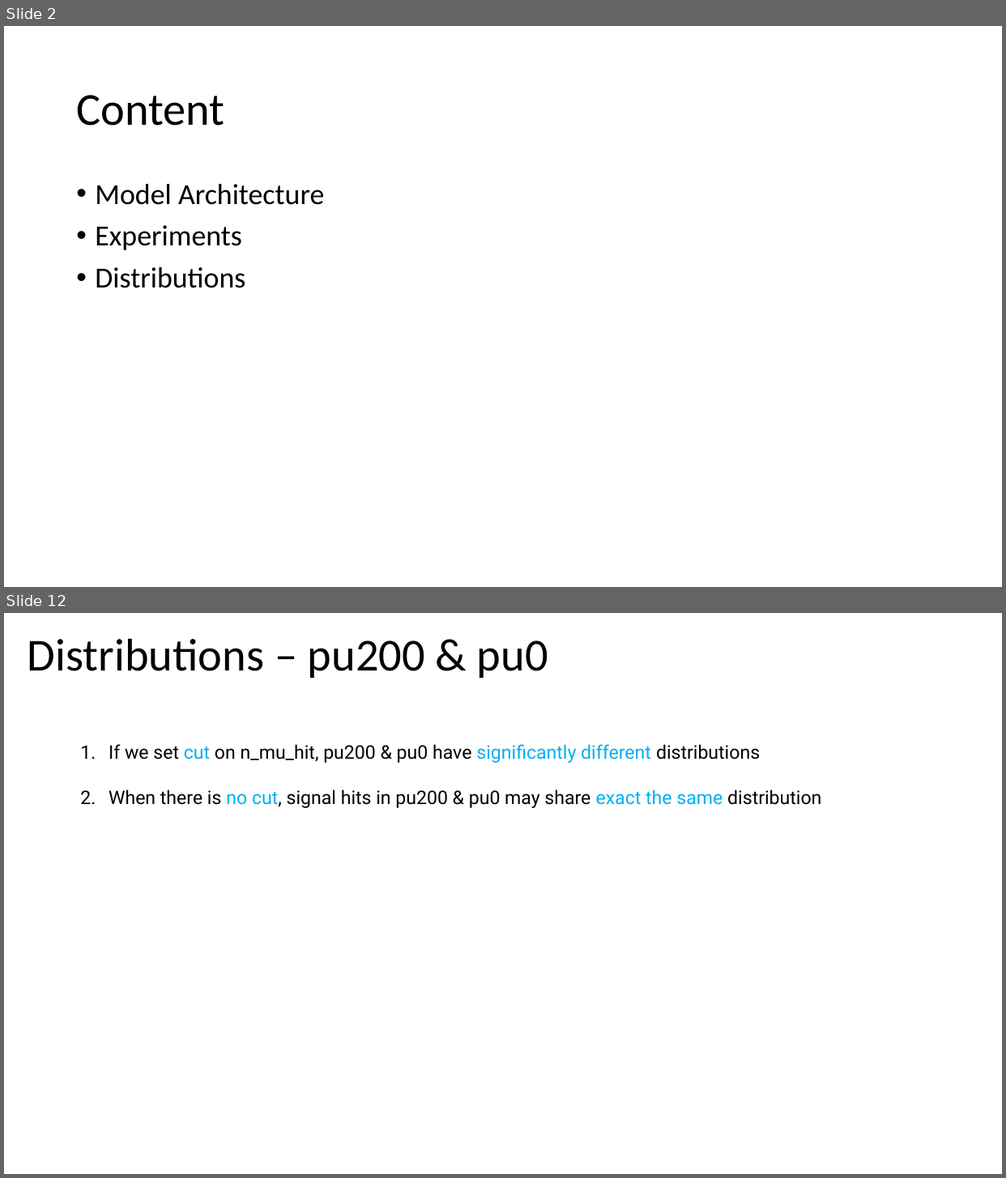
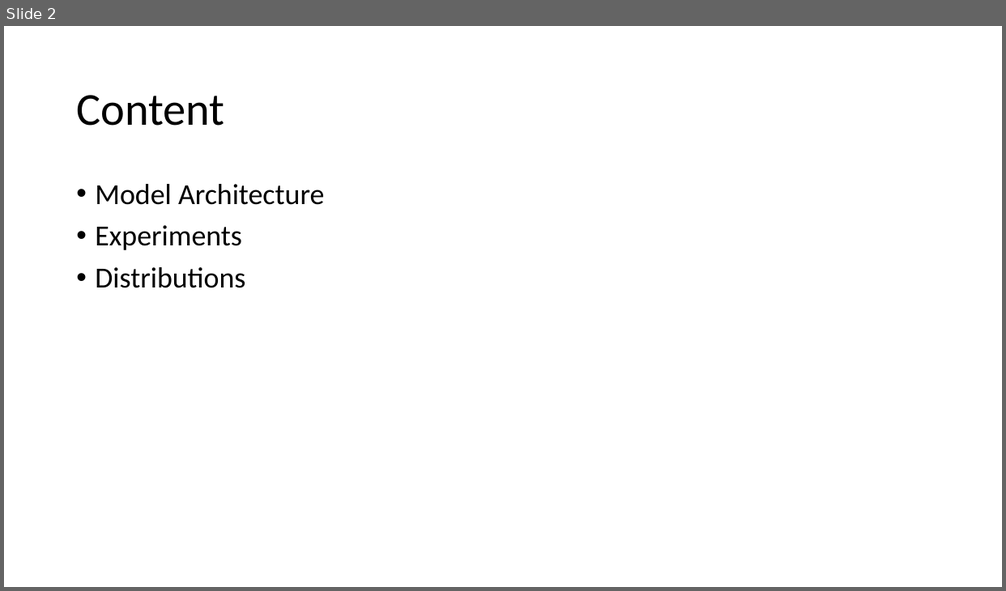
Before and after one commit to ekoenig4/Tau3MuGNNs, a slide deck: Tau3MuGNNs.pptx. Shown one above the other, each under a label of ours: slides 2 and 12 before the commit, slide 2 after it; the slides between them are not shown. The pictures are 1006x1178 and 1006x591 pixels, drawn with LibreOffice and Linux fonts; fonts in the diff are those of the drawing. Boxes give left, top, right and bottom in pixels: in the first picture for what was removed or moved away, otherwise in the second. Text is boxed around its words. In the diff, an @@ line names an element or a change of style, - is before the commit and + after.

```diff
--- a/Tau3MuGNNs.pptx
+++ b/Tau3MuGNNs.pptx
@@ slide 12 removed at (4,613,1002,1174), background #FFFFFF @@
@@ text removed at (27,638,548,678) @@
-Distributions – pu200 & pu0
@@ text removed at (108,744,821,808) @@
-1. If we set cut on n_mu_hit, pu200 & pu0 have significantly different distributions
-2. When there is no cut, signal hits in pu200 & pu0 may share exact the same distribution
```
Also in this commit, not shown: 2 slides changed, 4 slides added, 15 other slides removed, 6 other files.
